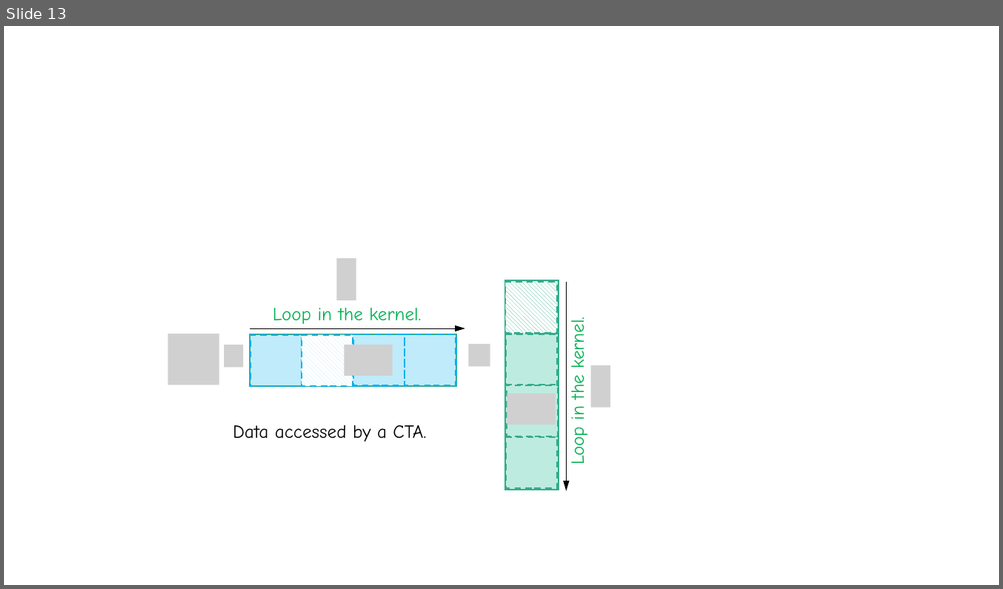
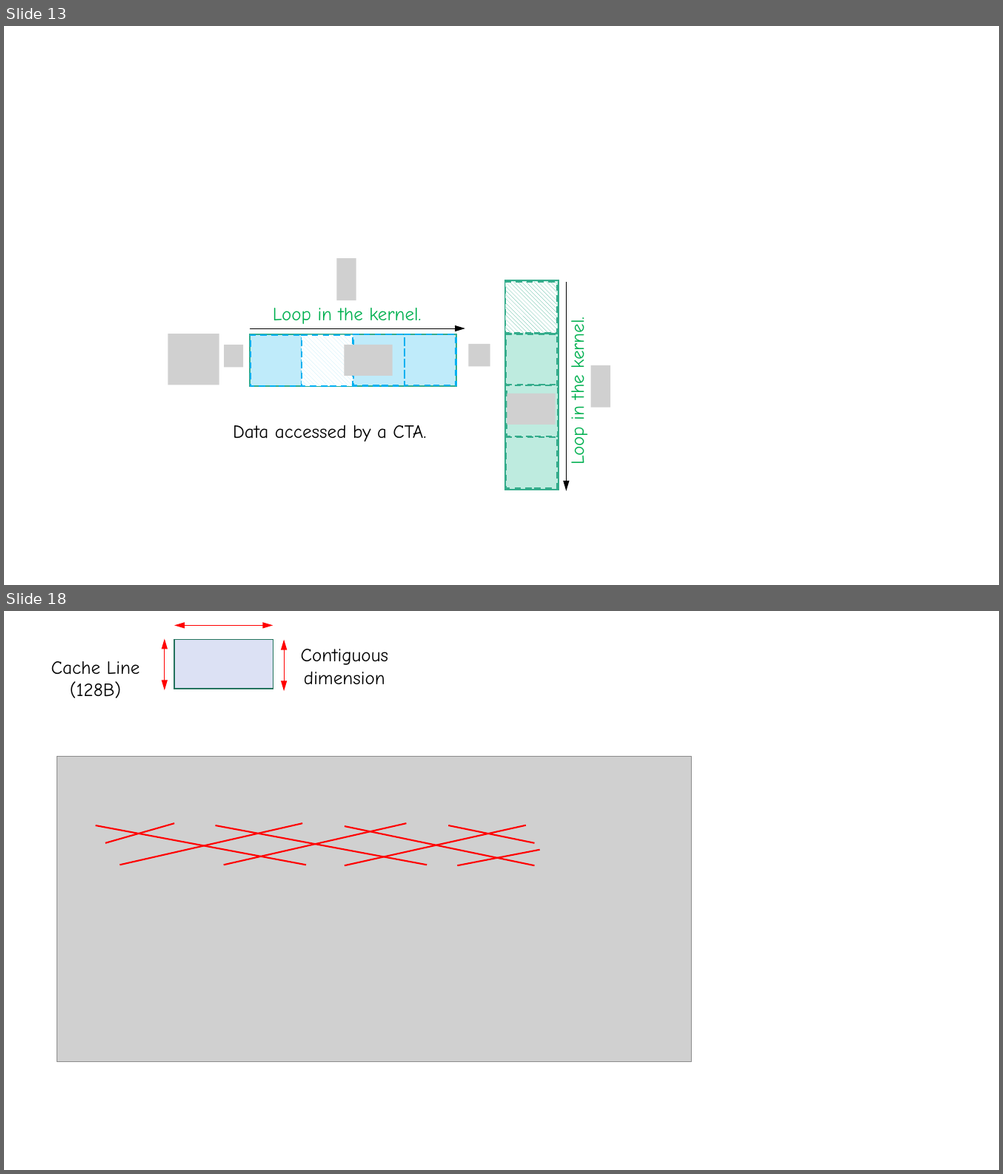
Before and after one commit to lcy-seso/DLFrameworkTest, a slide deck: Cuda/sgemm/figures/GEMM-on-GPU.pptx. Shown one above the other, each under a label of ours: slide 13 before the commit, slides 13 and 18 after it; the slides between them are not shown. The pictures are 1003x589 and 1003x1174 pixels, drawn with LibreOffice and Linux fonts; fonts in the diff are those of the drawing; grey boxes stand for pictures. Boxes give left, top, right and bottom in pixels: in the first picture for what was removed or moved away, otherwise in the second. Text is boxed around its words. In the diff, an @@ line names an element or a change of style, - is before the commit and + after.

```diff
--- a/Cuda/sgemm/figures/GEMM-on-GPU.pptx
+++ b/Cuda/sgemm/figures/GEMM-on-GPU.pptx
@@ slide 18 added at <box>4,611,999,1170</box>, background #FFFFFF @@
@@ double arrow added from (273, 625) to (174, 625), #FF0000 0.5 pt @@
@@ double arrow added from (165, 638) to (165, 690), #FF0000 0.5 pt @@
@@ rectangle added at <box>174,639,273,689</box>, fill #DCE1F4, outline #23735D 1 pt @@
@@ double arrow added from (284, 639) to (284, 691), #FF0000 0.5 pt @@
@@ text added at <box>301,649,389,684</box>, 18 pt, text #000000 @@
+Contiguous dimension
@@ text added at <box>51,661,140,698</box>, 18 pt, text #000000 @@
+Cache Line
+(128B)
@@ picture added at <box>57,757,691,1062</box> @@
@@ line added from (96, 826) to (306, 866), #FF0000 1.5 pt @@
@@ line added from (105, 843) to (174, 823), #FF0000 1.5 pt @@
@@ line added from (119, 866) to (302, 823), #FF0000 1.5 pt @@
@@ line added from (215, 826) to (427, 866), #FF0000 1.5 pt @@
@@ line added from (223, 866) to (406, 823), #FF0000 1.5 pt @@
@@ line added from (344, 866) to (526, 825), #FF0000 1.5 pt @@
@@ line added from (344, 826) to (535, 866), #FF0000 1.5 pt @@
@@ line added from (449, 826) to (535, 843), #FF0000 1.5 pt @@
@@ line added from (458, 866) to (540, 850), #FF0000 1.5 pt @@
```
Also in this commit, not shown: 6 other slides added, 21 other files.
